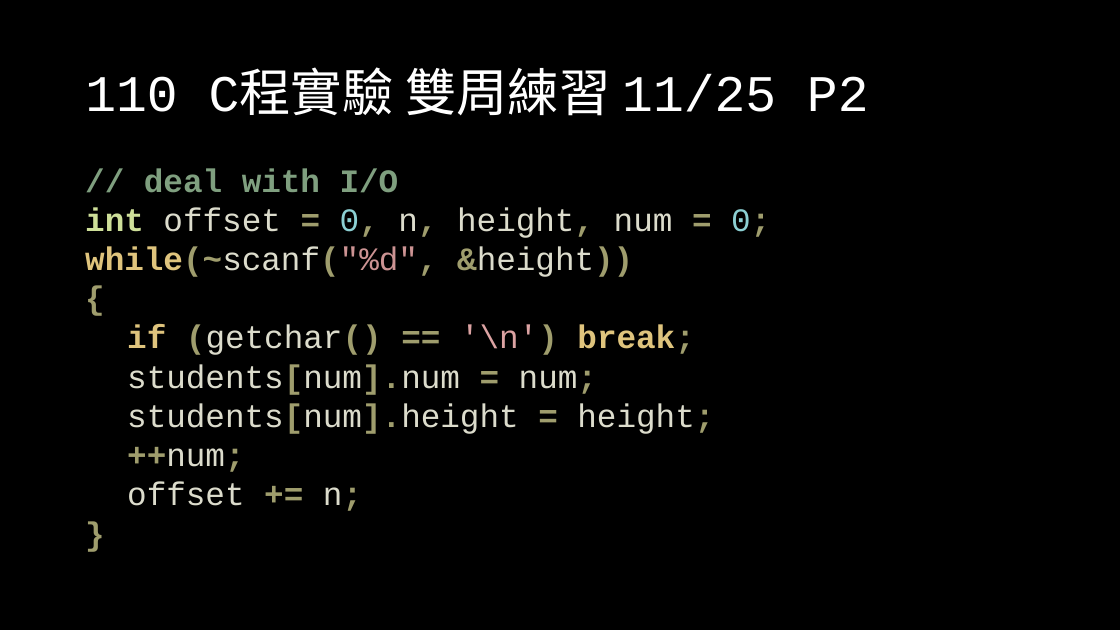
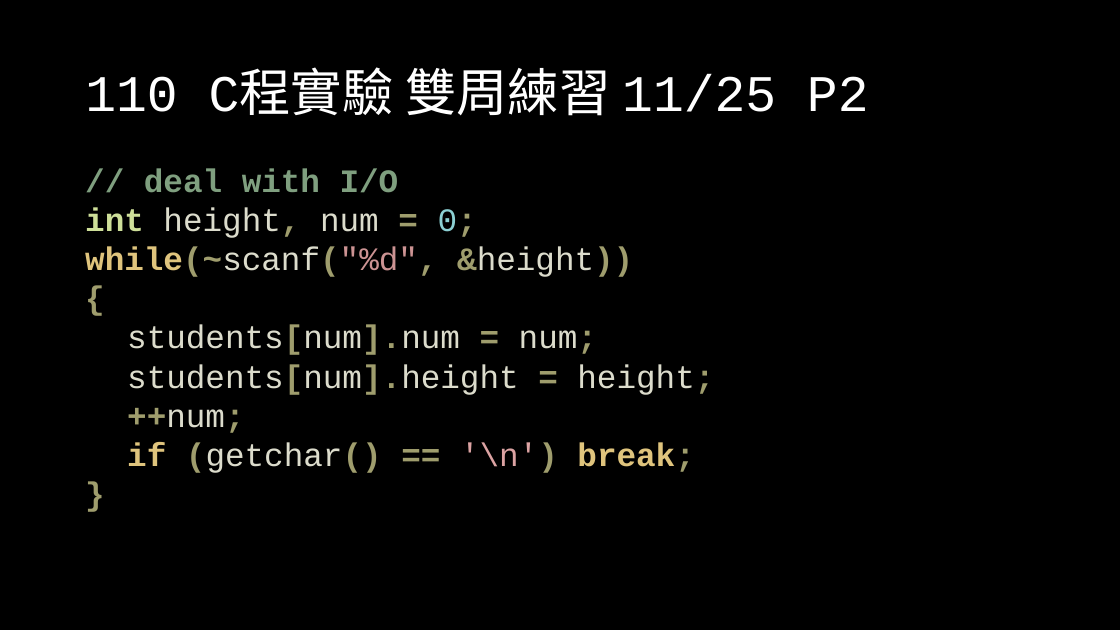
Before and after one commit to OEmiliatanO/those_c_prog_didnt_teach, a slide deck: slide 66 of Ch1/Ch1-basic.pptx (slide 68 before the commit). Drawn at 1120x630 pixels with LibreOffice and Linux fonts; fonts in the diff are those of the drawing. Boxes give left, top, right and bottom in pixels: in the first picture for what was removed or moved away, otherwise in the second. Text is boxed around its words. In the diff, an @@ line names an element or a change of style, - is before the commit and + after.

```diff
--- a/Ch1/Ch1-basic.pptx
+++ b/Ch1/Ch1-basic.pptx
@@ text at (85,207,477,238): text changed @@
-int offset = 0, n, height, num = 0;
+int height, num = 0;
@@ text at (127,325,694,355): paragraph removed @@
-if (getchar() == '\n') break;
@@ text at (127,442,694,473): text changed; text colour #DCDCCC to #DFC47D; bold on @@
-offset += n;
+if (getchar() == '\n') break;
```
Also in this commit, not shown: 8 other slides changed, 1 slide added, 5 slides removed, 1 other file.
